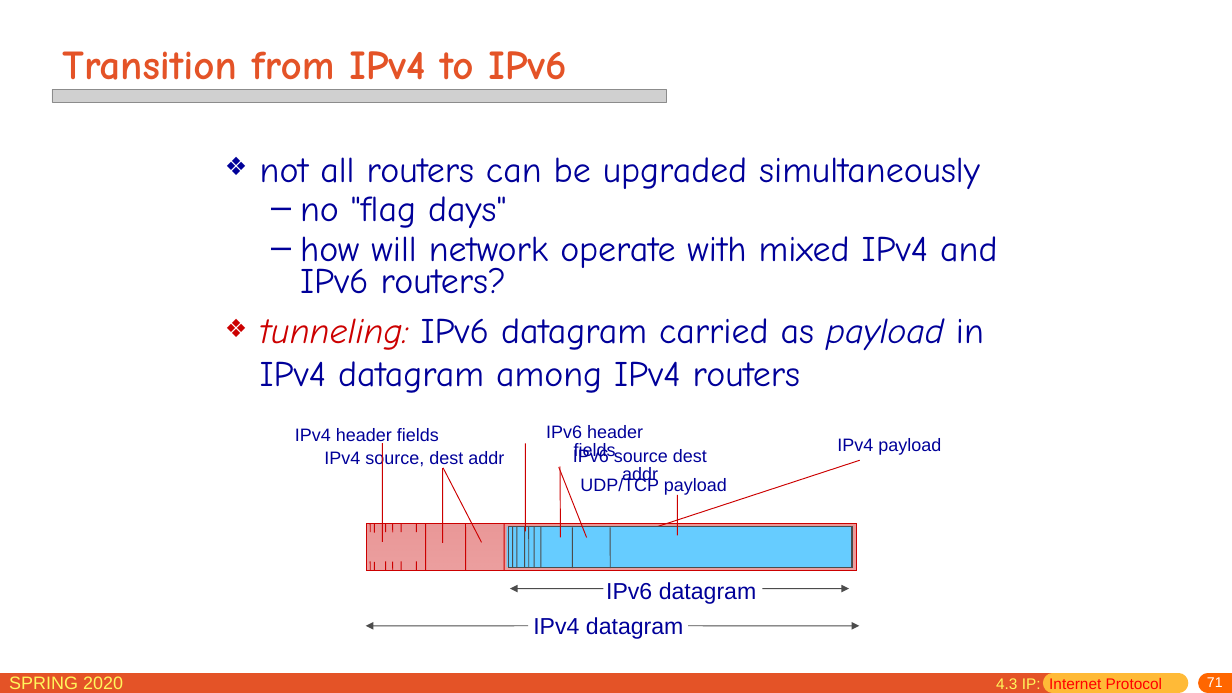
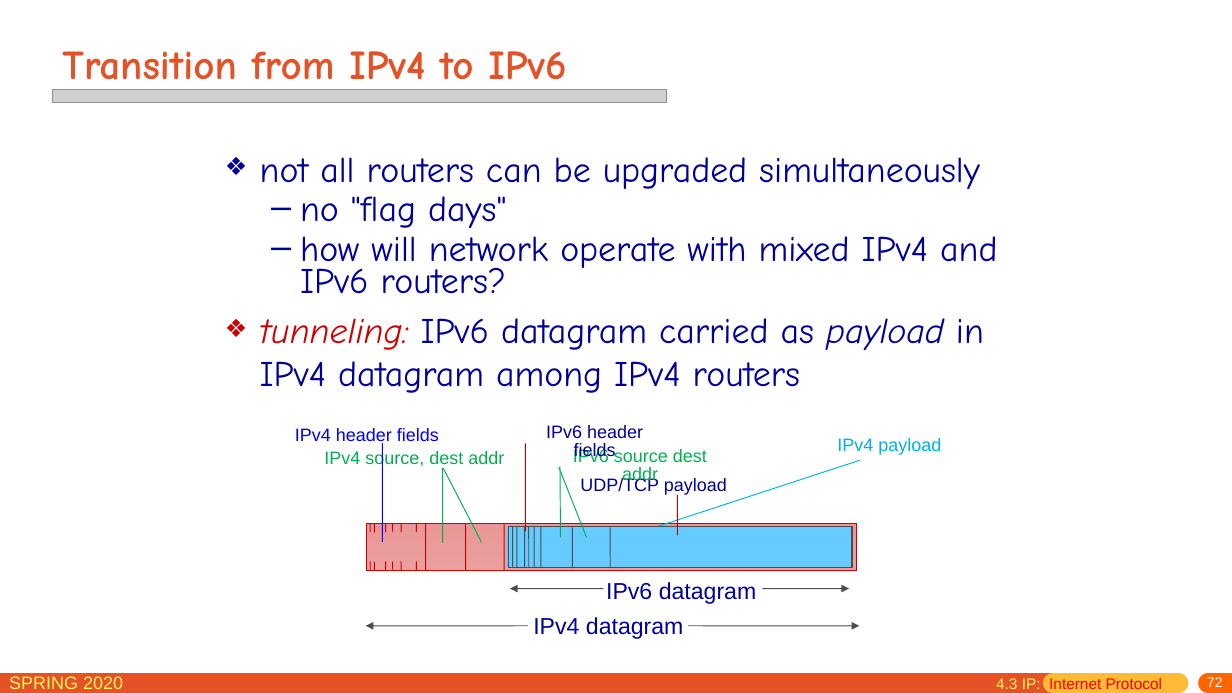
Before and after one commit to network-distributed/presentations, a slide deck: slide 72 of chapter4.pptx (slide 71 before the commit). Drawn at 1232x693 pixels with LibreOffice and Linux fonts; fonts in the diff are those of the drawing; grey boxes stand for pictures. Boxes give left, top, right and bottom in pixels: in the first picture for what was removed or moved away, otherwise in the second. Text is boxed around its words. In the diff, an @@ line names an element or a change of style, - is before the commit and + after.

```diff
--- a/chapter4.pptx
+++ b/chapter4.pptx
@@ text "IPv4 header fields" at box(295, 428, 439, 445): text colour #000099 to #0000FF @@
@@ text "IPv4 source, dest addr" at box(324, 450, 504, 468): text colour #000099 to #00B050 @@
@@ line (383, 444) - (383, 542): stroke #CC0000 0.75 pt to #0000FF 0.75 pt @@
@@ text "IPv6 source dest addr" at box(614, 448, 707, 484): text colour #000099 to #00B050 @@
@@ text "IPv4 payload" at box(837, 438, 941, 455): text colour #000099 to #00B0F0 @@
@@ line (443, 469) - (443, 543): stroke #CC0000 0.75 pt to #00B050 0.75 pt @@
@@ line (444, 468) - (482, 543): stroke #CC0000 0.75 pt to #00B050 0.75 pt @@
@@ line (559, 467) - (587, 538): stroke #CC0000 0.75 pt to #00B050 0.75 pt @@
@@ line (560, 467) - (561, 538): stroke #CC0000 0.75 pt to #00B050 0.75 pt @@
@@ line (860, 460) - (615, 541): stroke #CC0000 0.75 pt to #00B0F0 0.75 pt @@
@@ page number at box(1207, 677, 1223, 687): text changed @@
-71
+72
```
Also in this commit, not shown: 14 other slides changed, 1 slide added, 1 other file.
